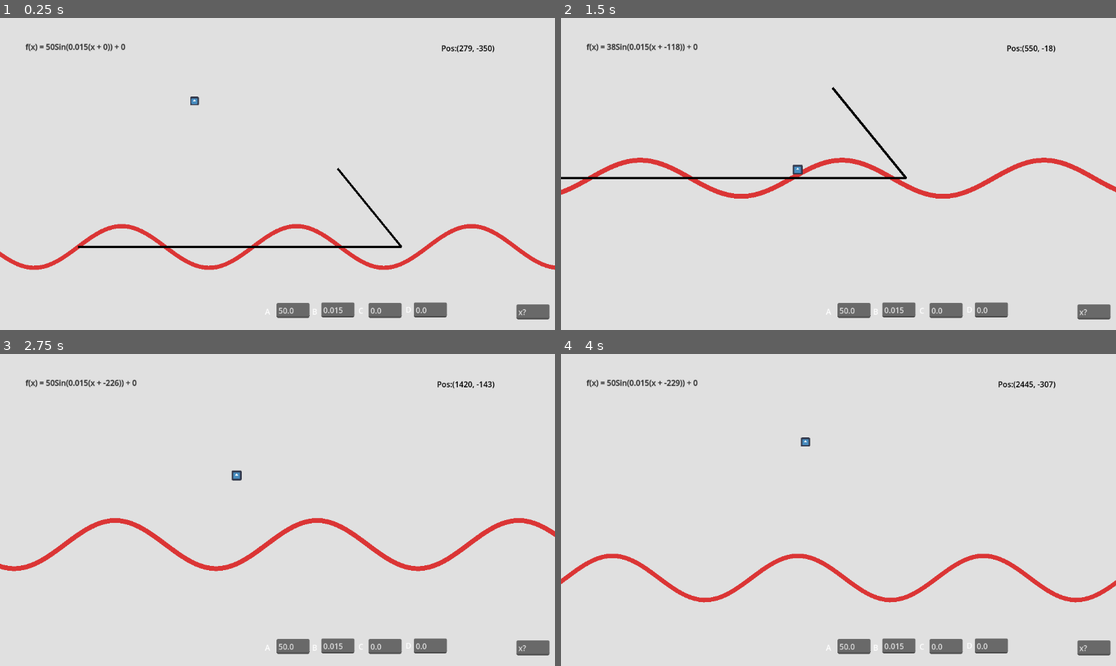
Above: before the commit, frames 1-4 (two rows, left to right).
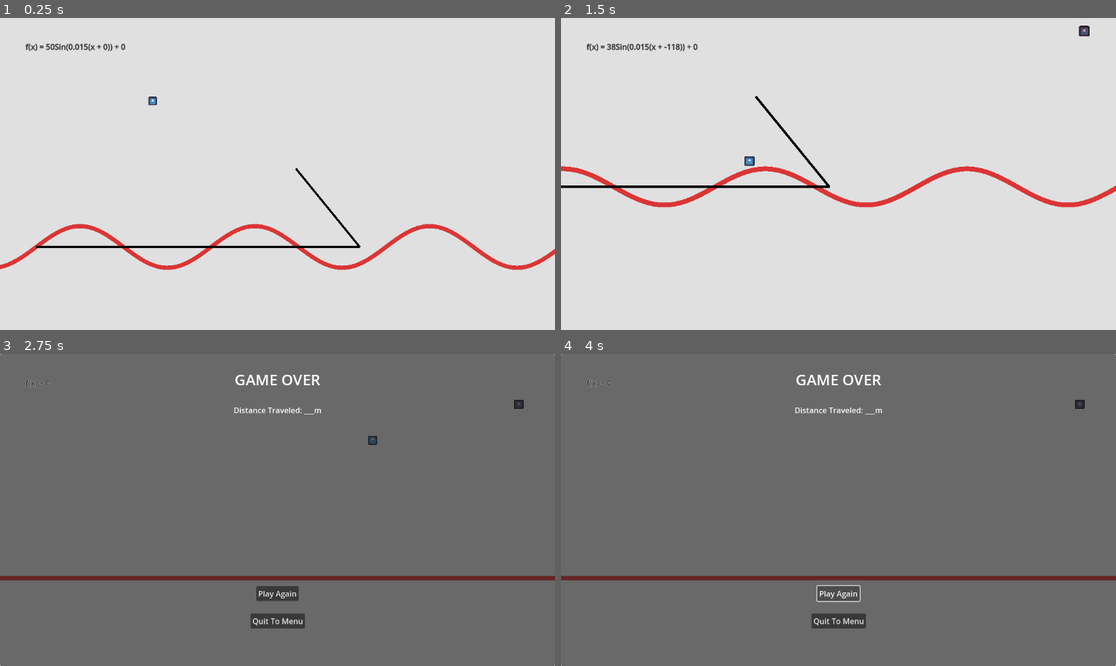
Above: after the commit, the same moments.

Repository: WillowMire/2025GameOffJam
Game: Godot game, scene res://scenes/arcade.tscn
Same seed, same stepped clock (60 frames per second), same inputs: the game is played once before the commit and once after it. Before the commit the project starts from res://arcade.tscn. The engine's default icon, where the game draws it, is replaced by a stand-in: a white triangle on a blue panel in a dark square.
Inputs (mouse positions are in pixels of both pictures, inside the frame that each line leads up to):
- Up to frame 1 (0.25 s): no input
- Up to frame 2 (1.5 s): hold Right (right) 0.53-1.28 s; hold Down (down) from 1.28 s (still down)
- Up to frame 3 (2.75 s): release Down (down) at 2.03 s; hold Right (right) from 2.03 s (still down)
- Up to frame 4 (4 s): release Right (right) at 2.75 s; click (838, 594) at 2.75 s, where only the run after the commit has a clickable "Play Again"; click (838, 594) at 3.5 s, where only the run after the commit has a clickable "Play Again"

The runs differ from the first frame. In frame 1, 5.1% of the frame differs, in the area x 0-100%, y 8-97%; in frame 2, 6.3%; in frame 3, 98%, in the area x 0-100%, y 0-100%; in frame 4, 98%.

Commit message:
Organized Files, Added 0 enemy,  Added way to lose game, Added Title Screen,  Adjusted physics

Diff:
--- /dev/null
+++ b/game-off-2025-sine-wave-game/objects/zero_enemy.tscn
@@ -0,0 +1,23 @@
+[gd_scene load_steps=4 format=3 uid="uid://qmlcghvkiyd8"]
+
+[ext_resource type="Script" uid="uid://bhaewonj527ai" path="res://scripts/enem.gd" id="1_6aqg1"]
+[ext_resource type="Texture2D" uid="uid://d1oh54iesvoeo" path="res://icon.svg" id="2_h3yvs"]
+
+[sub_resource type="CircleShape2D" id="CircleShape2D_6e0rv"]
+
+[node name="ZeroEnemy" type="Area2D"]
+collision_layer = 2
+priority = 2
+script = ExtResource("1_6aqg1")
+
+[node name="CollisionShape2D" type="CollisionShape2D" parent="."]
+shape = SubResource("CircleShape2D_6e0rv")
+debug_color = Color(0.99090034, 0, 0.2783584, 0.41960785)
+
+[node name="Sprite2D" type="Sprite2D" parent="."]
+modulate = Color(1, 0.61, 0.61, 1)
+scale = Vector2(0.17, 0.17)
+texture = ExtResource("2_h3yvs")
+
+[connection signal="area_entered" from="." to="." method="_on_area_entered"]
+[connection signal="body_entered" from="." to="." method="_on_body_entered"]
--- a/game-off-2025-sine-wave-game/player_object.gd
+++ /dev/null
@@ -1,25 +0,0 @@
-extends RigidBody2D
-class_name _PlayerObject
-
-@export var game_node : _ArcadeMain
-@export var col_force_mult : float
-var collided : bool
-var col_timer : float
-
-func _process(delta: float) -> void:
-	if self.linear_velocity.x == 0:
-		pass#print("GAME OVER")
-	col_timer -= delta
-	if col_timer < 0:
-		collided = false
-
-func _on_body_entered(body: Node) -> void:
-	# enemy detection
-
-	# wave detection
-	if collided: return
-	collided = true
-	col_timer = 0.25
-	if body.name == "WaveCollision":
-		var dir = Vector2(1, game_node.sin_derivative_math(self.global_position.x))
-		self.apply_impulse(dir.normalized() * col_force_mult)
--- a/game-off-2025-sine-wave-game/project.godot
+++ b/game-off-2025-sine-wave-game/project.godot
@@ -14,10 +14,6 @@
 run/main_scene="uid://c6uubfh172683"
 config/features=PackedStringArray("4.5", "GL Compatibility")
 config/icon="res://icon.svg"
-
-[display]
-
-window/size/mode=1
 
 [input]
 
--- a/game-off-2025-sine-wave-game/arcade.tscn
+++ b/game-off-2025-sine-wave-game/scenes/arcade.tscn
@@ -1,9 +1,10 @@
-[gd_scene load_steps=11 format=3 uid="uid://c6uubfh172683"]
-
-[ext_resource type="Script" uid="uid://cafxbpaqogk35" path="res://arcade_main.gd" id="1_kjmcv"]
-[ext_resource type="Script" uid="uid://11hk1me442cd" path="res://player_object.gd" id="2_4ltp0"]
-[ext_resource type="Script" uid="uid://dltuvs015dqlb" path="res://cam_guide.gd" id="2_7sx8j"]
-[ext_resource type="Texture2D" uid="uid://d1oh54iesvoeo" path="res://icon.svg" id="2_658re"]
+[gd_scene load_steps=13 format=3 uid="uid://c6uubfh172683"]
+
+[ext_resource type="Script" uid="uid://cafxbpaqogk35" path="res://scripts/arcade_main.gd" id="1_wer3u"]
+[ext_resource type="Script" uid="uid://u51sserba3tc" path="res://scripts/object_generation.gd" id="2_8hgfh"]
+[ext_resource type="Script" uid="uid://dltuvs015dqlb" path="res://scripts/cam_guide.gd" id="3_utn3h"]
+[ext_resource type="Script" uid="uid://11hk1me442cd" path="res://scripts/player_object.gd" id="4_cmngb"]
+[ext_resource type="Texture2D" uid="uid://d1oh54iesvoeo" path="res://icon.svg" id="5_0ukt7"]
 
 [sub_resource type="Curve" id="Curve_658re"]
 _data = [Vector2(0, 0), 0.0, 5.515918, 0, 0, Vector2(0.116279095, 0.516854), 2.604787, 2.604787, 0, 0, Vector2(0.50000006, 1), 0.0, 0.0, 0, 0]
@@ -11,7 +12,6 @@
 
 [sub_resource type="PhysicsMaterial" id="PhysicsMaterial_658re"]
 friction = 0.0
-bounce = 1.0
 absorbent = true
 
 [sub_resource type="CircleShape2D" id="CircleShape2D_4ltp0"]
@@ -28,11 +28,13 @@
 [sub_resource type="LabelSettings" id="LabelSettings_4ltp0"]
 font_color = Color(0, 0, 0, 1)
 
+[sub_resource type="LabelSettings" id="LabelSettings_j7ds0"]
+font_size = 31
+
 [node name="Arcade" type="Node2D" node_paths=PackedStringArray("player", "cam", "sin_label", "line")]
-script = ExtResource("1_kjmcv")
-DEBUG = true
+script = ExtResource("1_wer3u")
 player = NodePath("PlayerObject")
-cam = NodePath("CamGuide/Camera2D")
+cam = NodePath("CamGuide/MainCam")
 sin_label = NodePath("CanvasLayer/SinFunc")
 line = NodePath("SinWave")
 a_var = 50.0
@@ -44,20 +46,31 @@
 v_down_multiplier = 1.75
 h_move_control_lerp_time = 1.0
 
-[node name="CamGuide" type="Node2D" parent="." node_paths=PackedStringArray("player", "cam")]
+[node name="ObjectGeneration" type="Node2D" parent="." node_paths=PackedStringArray("cam")]
+script = ExtResource("2_8hgfh")
+cam = NodePath("../CamGuide/MainCam")
+y_spawn_range = Vector2(-100, -600)
+spawn_base_interval = 1.0
+interval_random_variance = 0.2
+
+[node name="ZeroSpawn" type="Node2D" parent="ObjectGeneration"]
+
+[node name="CamGuide" type="Node2D" parent="." node_paths=PackedStringArray("game_node", "player", "cam")]
 position = Vector2(278, -169)
-script = ExtResource("2_7sx8j")
+script = ExtResource("3_utn3h")
+game_node = NodePath("..")
 player = NodePath("../PlayerObject")
-cam = NodePath("Camera2D")
-
-[node name="Camera2D" type="Camera2D" parent="CamGuide"]
-offset = Vector2(200, 0)
+cam = NodePath("MainCam")
+
+[node name="MainCam" type="Camera2D" parent="CamGuide"]
+offset = Vector2(300, 0)
 limit_enabled = false
 position_smoothing_speed = 2.0
 drag_horizontal_enabled = true
 
 [node name="PlayerObject" type="RigidBody2D" parent="." node_paths=PackedStringArray("game_node")]
 position = Vector2(279, -364)
+collision_mask = 6
 mass = 0.1
 physics_material_override = SubResource("PhysicsMaterial_658re")
 gravity_scale = 0.5
@@ -65,9 +78,10 @@
 continuous_cd = 1
 contact_monitor = true
 max_contacts_reported = 1
-script = ExtResource("2_4ltp0")
+script = ExtResource("4_cmngb")
 game_node = NodePath("..")
-col_force_mult = 95.0
+col_force_mult = 110.0
+downhill_force_mult = 1.5
 
 [node name="CollisionShape2D" type="CollisionShape2D" parent="PlayerObject"]
 z_index = 2
@@ -86,15 +100,16 @@
 
 [node name="WaveCollision" type="RigidBody2D" parent="."]
 position = Vector2(1, 0)
+collision_layer = 4
 physics_material_override = SubResource("PhysicsMaterial_4ltp0")
 gravity_scale = 0.0
 lock_rotation = true
 freeze = true
-continuous_cd = 2
 
 [node name="CanvasLayer" type="CanvasLayer" parent="."]
 
 [node name="SinFunc" type="Label" parent="CanvasLayer"]
+z_index = 2
 offset_left = 53.0
 offset_top = 48.0
 offset_right = 136.0
@@ -103,6 +118,8 @@
 label_settings = SubResource("LabelSettings_658re")
 
 [node name="DEBUG" type="Control" parent="CanvasLayer"]
+visible = false
+z_index = 5
 layout_mode = 3
 anchors_preset = 8
 anchor_left = 0.5
@@ -230,6 +247,78 @@
 text = "Pos: (x, y)"
 label_settings = SubResource("LabelSettings_4ltp0")
 
+[node name="EndGameScreen" type="Panel" parent="CanvasLayer"]
+z_index = -1
+anchors_preset = 5
+anchor_left = 0.5
+anchor_right = 0.5
+offset_left = -576.0
+offset_right = 576.0
+offset_bottom = 648.0
+grow_horizontal = 2
+size_flags_horizontal = 4
+size_flags_vertical = 4
+
+[node name="GameOver" type="Label" parent="CanvasLayer/EndGameScreen"]
+layout_mode = 1
+anchors_preset = 5
+anchor_left = 0.5
+anchor_right = 0.5
+offset_left = -89.0
+offset_top = 31.0
+offset_right = 89.0
+offset_bottom = 75.0
+grow_horizontal = 2
+text = "GAME OVER"
+label_settings = SubResource("LabelSettings_j7ds0")
+horizontal_alignment = 1
+vertical_alignment = 1
+
+[node name="Score" type="Label" parent="CanvasLayer/EndGameScreen"]
+layout_mode = 1
+anchors_preset = 5
+anchor_left = 0.5
+anchor_right = 0.5
+offset_left = -20.0
+offset_top = 105.0
+offset_right = 20.0
+offset_bottom = 128.0
+grow_horizontal = 2
+text = "Distance Traveled: ___m"
+horizontal_alignment = 1
+
+[node name="QuitToMenu" type="Button" parent="CanvasLayer/EndGameScreen"]
+layout_mode = 1
+anchors_preset = 7
+anchor_left = 0.5
+anchor_top = 1.0
+anchor_right = 0.5
+anchor_bottom = 1.0
+offset_left = -56.5
+offset_top = -109.0
+offset_right = 56.5
+offset_bottom = -78.0
+grow_horizontal = 2
+grow_vertical = 0
+text = "Quit To Menu
+"
+
+[node name="PlayAgain" type="Button" parent="CanvasLayer/EndGameScreen"]
+layout_mode = 1
+anchors_preset = 7
+anchor_left = 0.5
+anchor_top = 1.0
+anchor_right = 0.5
+anchor_bottom = 1.0
+offset_left = -44.0
+offset_top = -166.0
+offset_right = 44.0
+offset_bottom = -135.0
+grow_horizontal = 2
+grow_vertical = 0
+text = "Play Again
+"
+
 [node name="y = 0" type="Line2D" parent="."]
 points = PackedVector2Array(0, 0, 775, 0, 622, -188)
 width = 5.0
@@ -242,3 +331,5 @@
 [connection signal="text_submitted" from="CanvasLayer/DEBUG/B_Edit" to="." method="_on_b_edit_text_submitted"]
 [connection signal="text_submitted" from="CanvasLayer/DEBUG/C_Edit" to="." method="_on_c_edit_text_submitted"]
 [connection signal="text_submitted" from="CanvasLayer/DEBUG/D_Edit" to="." method="_on_d_edit_text_submitted"]
+[connection signal="pressed" from="CanvasLayer/EndGameScreen/QuitToMenu" to="." method="_on_quit_to_menu_pressed"]
+[connection signal="pressed" from="CanvasLayer/EndGameScreen/PlayAgain" to="." method="_on_play_again_pressed"]
--- /dev/null
+++ b/game-off-2025-sine-wave-game/scenes/title_menu.tscn
@@ -0,0 +1,30 @@
+[gd_scene load_steps=2 format=3 uid="uid://jl7gul5xihvr"]
+
+[ext_resource type="Script" uid="uid://dnv1eit04aipo" path="res://scripts/title_menu.gd" id="1_ij6cu"]
+
+[node name="TitleMenu" type="Control"]
+layout_mode = 3
+anchors_preset = 15
+anchor_right = 1.0
+anchor_bottom = 1.0
+grow_horizontal = 2
+grow_vertical = 2
+script = ExtResource("1_ij6cu")
+
+[node name="Label" type="Label" parent="."]
+layout_mode = 1
+offset_left = 35.0
+offset_top = 29.0
+offset_right = 75.0
+offset_bottom = 52.0
+text = "SinGame"
+
+[node name="Button" type="Button" parent="."]
+layout_mode = 0
+offset_left = 35.0
+offset_top = 69.0
+offset_right = 76.0
+offset_bottom = 100.0
+text = "Play"
+
+[connection signal="pressed" from="Button" to="." method="_on_button_pressed"]
--- a/game-off-2025-sine-wave-game/arcade_main.gd
+++ b/game-off-2025-sine-wave-game/scripts/arcade_main.gd
@@ -28,17 +28,32 @@
 @export var h_move_control_lerp_time : float
 
 func _ready() -> void:
+	setup_ui()
 	initial_a = a_var
+	player.connect("game_end", end_game)
+	draw_wave()
+	start_sin_collision()
+	#poly_start_sin_collision()
+	update_sin_label()
+
+func setup_ui():
+	$CanvasLayer/EndGameScreen.visible = false
 	if DEBUG:
 		$CanvasLayer/DEBUG.visible = true
 		$CanvasLayer/DEBUG/A_Edit.text = str(a_var)
 		$CanvasLayer/DEBUG/B_Edit.text = str(b_var)
 		$CanvasLayer/DEBUG/C_Edit.text = str(c_var)
 		$CanvasLayer/DEBUG/D_Edit.text = str(d_var)
-	draw_wave()
-	start_sin_collision()
-	#poly_start_sin_collision()
-	update_sin_label()
+
+var game_ended : bool = false
+func end_game(end_type : String):
+	match end_type:
+		"zero":
+			game_ended = true
+			sin_label.text = "f(x) = 0"
+			draw_wave("zero")
+			update_sin_collision()
+	$CanvasLayer/EndGameScreen.visible = true
 
 func _process(_delta: float) -> void:
 	if DEBUG:
@@ -46,16 +61,13 @@
 
 #might change to _process if theres a problem
 func _physics_process(delta: float) -> void:
-	push_player() # applies force to player, might move this to player
 	move_wave_data(delta) # controls wave by changing variables before
+	if game_ended:
+		return
 	draw_wave()
 	update_sin_collision() #this may cause problems later, if so try making this and the draw function into lerps
 	#poly_update_sin_collision()
 	update_sin_label()
-
-func push_player():
-	pass
-	#player.apply_force(Vector2(50, 0))
 
 func update_sin_label():
 	var a = str(roundi(a_var))
@@ -149,7 +161,11 @@
 		h_move_timer = 0
 	#endregion
 
-func draw_wave() -> void:
+func draw_wave(wave_type : String = "") -> void:
+	var func_mult
+	match wave_type:
+		"": func_mult = 1
+		"zero": func_mult = 0
 	var l = get_viewport().get_visible_rect().size.x * (1 / cam.zoom.x) / 2
 	var cent = cam.get_screen_center_position().x
 	#$"../Sprite2D".global_position.x = cam.get_screen_center_position().x - l / 2
@@ -157,7 +173,7 @@
 	#var j = roundi(player.position.x)
 	vect_array.clear()
 	for x in range(cent - l - 50, cent + l + 200, 10):
-		var i = Vector2(x, sin_func_math(x, a_var, b_var, c_var, d_var))
+		var i = Vector2(x, func_mult * sin_func_math(x, a_var, b_var, c_var, d_var))
 		vect_array.append(i)
 	line.set_points(vect_array)
 
@@ -172,21 +188,10 @@
 	dydx = (a * b * -cos(b * (x + c)))
 	return dydx
 
-func _on_a_edit_text_submitted(new_text: String) -> void:
-	a_var = float(new_text)
-	draw_wave()
+
+func _on_play_again_pressed() -> void:
+	pass # reset scene, and whatever that entails
 
 
-func _on_b_edit_text_submitted(new_text: String) -> void:
-	b_var = float(new_text)
-	draw_wave()
-
-
-func _on_c_edit_text_submitted(new_text: String) -> void:
-	c_var = float(new_text)
-	draw_wave()
-
-
-func _on_d_edit_text_submitted(new_text: String) -> void:
-	d_var = float(new_text)
-	draw_wave()
+func _on_quit_to_menu_pressed() -> void:
+	get_tree().change_scene_to_file("res://scenes/title_menu.tscn")
--- a/game-off-2025-sine-wave-game/cam_guide.gd
+++ b/game-off-2025-sine-wave-game/scripts/cam_guide.gd
@@ -1,11 +1,13 @@
 extends Node2D
 class_name _CamGuide
 
+@export var game_node : _ArcadeMain
 @export var player : _PlayerObject
 @export var cam : Camera2D
 @onready var initial_zoom : Vector2 = cam.zoom
 
 func _physics_process(_delta: float) -> void:
+	if game_node.game_ended: return
 	self.position = find_pos()
 	cam.zoom = find_zoom()
 
--- /dev/null
+++ b/game-off-2025-sine-wave-game/scripts/enem.gd
@@ -0,0 +1,9 @@
+extends Area2D
+class_name _Enem
+
+
+
+func _on_body_entered(body: Node2D) -> void:
+	if body.get_script().get_global_name() == "_PlayerObject":
+		body.game_end.emit("zero")
+		self.queue_free()
--- /dev/null
+++ b/game-off-2025-sine-wave-game/scripts/object_generation.gd
@@ -0,0 +1,44 @@
+extends Node2D
+class_name _ObjectGeneration
+
+@export var cam : Camera2D
+var zero_enem = preload("res://objects/zero_enemy.tscn")
+@export var y_spawn_range : Vector2
+@export var spawn_base_interval : float
+@export var interval_random_variance : float
+
+func _process(delta: float) -> void:
+	if spawn_base_interval - interval_random_variance < 0:
+		push_error("timer can be negative, make sure interval_random_variance is less than spawn_base_interval")
+	spawner(delta)
+	despawner()
+
+var spawn_timer : float
+@onready var temp_spawn_inteval = spawn_base_interval
+func spawner(delta : float) -> void:
+	if spawn_timer >= temp_spawn_inteval:
+		temp_spawn_inteval = randf_range(spawn_base_interval - interval_random_variance, spawn_base_interval + interval_random_variance)
+		spawn_zero(get_spawn_location())
+		spawn_timer = 0
+	spawn_timer += delta
+
+func check_out_bounds(area : Area2D):
+	var l = get_viewport().get_visible_rect().size.x * (1 / cam.zoom.x) / 2
+	var cent = cam.get_screen_center_position().x
+	if area.global_position.x <= cent - l - 150: return area
+	else: return false
+
+func despawner() -> void:
+	for i in $ZeroSpawn.get_children().filter(check_out_bounds):
+		i.queue_free()
+
+func get_spawn_location() -> Vector2:
+	var l = get_viewport().get_visible_rect().size.x * (1 / cam.zoom.x) / 2
+	var cent = cam.get_screen_center_position().x
+	var i = randf_range(y_spawn_range.x, y_spawn_range.y)
+	return Vector2(cent + l + 150, i)
+
+func spawn_zero(pos : Vector2) -> void:
+	var i = zero_enem.instantiate()
+	i.position = pos
+	$ZeroSpawn.add_child(i)
--- /dev/null
+++ b/game-off-2025-sine-wave-game/scripts/player_object.gd
@@ -0,0 +1,35 @@
+extends RigidBody2D
+class_name _PlayerObject
+
+@export var game_node : _ArcadeMain
+@export var col_force_mult : float
+@export var downhill_force_mult : float
+var collided : bool
+var col_timer : float
+
+signal game_end(end_type_name : String)
+
+func _process(delta: float) -> void:
+	if game_node.game_ended:
+		self.physics_material_override.absorbent = false
+		self.physics_material_override.friction = 0.5
+	col_timer -= delta
+	if col_timer < 0:
+		collided = false
+
+func _on_body_entered(body: Node) -> void:
+	if game_node.game_ended: return
+	# enemy detection
+	if body.get_collision_layer() == 2:
+		print("col_enem")
+	# wave detection
+	if collided: pass #do this for animation
+	collided = true
+	col_timer = 0.25
+	if body.name == "WaveCollision":
+		self.linear_velocity = Vector2(0, 0)
+		var d = 1
+		var dir = Vector2(1, game_node.sin_derivative_math(self.global_position.x))
+		if dir.y > 0:
+			d = downhill_force_mult
+		self.apply_impulse(dir.normalized() * col_force_mult * d)
--- /dev/null
+++ b/game-off-2025-sine-wave-game/scripts/title_menu.gd
@@ -0,0 +1,5 @@
+extends Control
+
+
+func _on_button_pressed() -> void:
+	get_tree().change_scene_to_file("res://scenes/arcade.tscn")
--- a/game-off-2025-sine-wave-game/sin_collision.tscn
+++ /dev/null
@@ -1,16 +0,0 @@
-[gd_scene load_steps=3 format=3 uid="uid://tty7ff7otayp"]
-
-[ext_resource type="Texture2D" uid="uid://d1oh54iesvoeo" path="res://icon.svg" id="1_xmji1"]
-
-[sub_resource type="CircleShape2D" id="CircleShape2D_ec2kn"]
-
-[node name="sin_collision" type="RigidBody2D"]
-gravity_scale = 0.0
-
-[node name="CollisionShape2D" type="CollisionShape2D" parent="."]
-shape = SubResource("CircleShape2D_ec2kn")
-debug_color = Color(0, 0.640385, 0.34252903, 0.41960785)
-
-[node name="Sprite2D" type="Sprite2D" parent="."]
-scale = Vector2(0.15945426, 0.15945426)
-texture = ExtResource("1_xmji1")
Not shown: 1 places in game-off-2025-sine-wave-game/scenes/arcade.tscn that only renumber resources
Renamed: game-off-2025-sine-wave-game/arcade_main.gd.uid -> game-off-2025-sine-wave-game/scripts/arcade_main.gd.uid
Renamed: game-off-2025-sine-wave-game/cam_guide.gd.uid -> game-off-2025-sine-wave-game/scripts/cam_guide.gd.uid
Not shown, added: game-off-2025-sine-wave-game/scripts/enem.gd.uid
Not shown, added: game-off-2025-sine-wave-game/scripts/object_generation.gd.uid
Renamed: game-off-2025-sine-wave-game/player_object.gd.uid -> game-off-2025-sine-wave-game/scripts/player_object.gd.uid
Not shown, added: game-off-2025-sine-wave-game/scripts/title_menu.gd.uid
